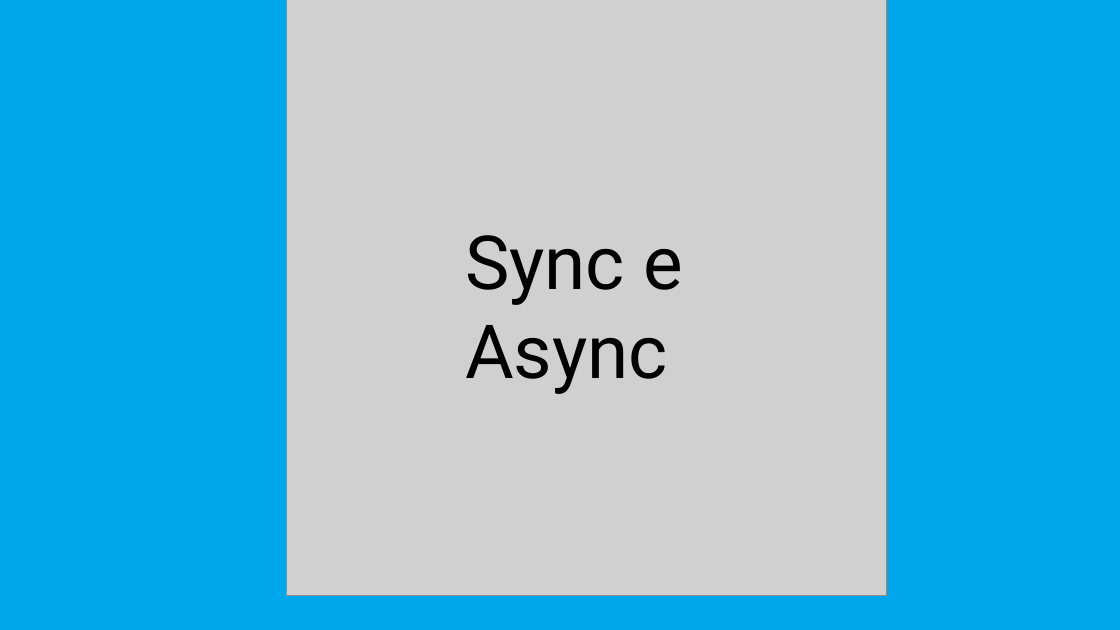
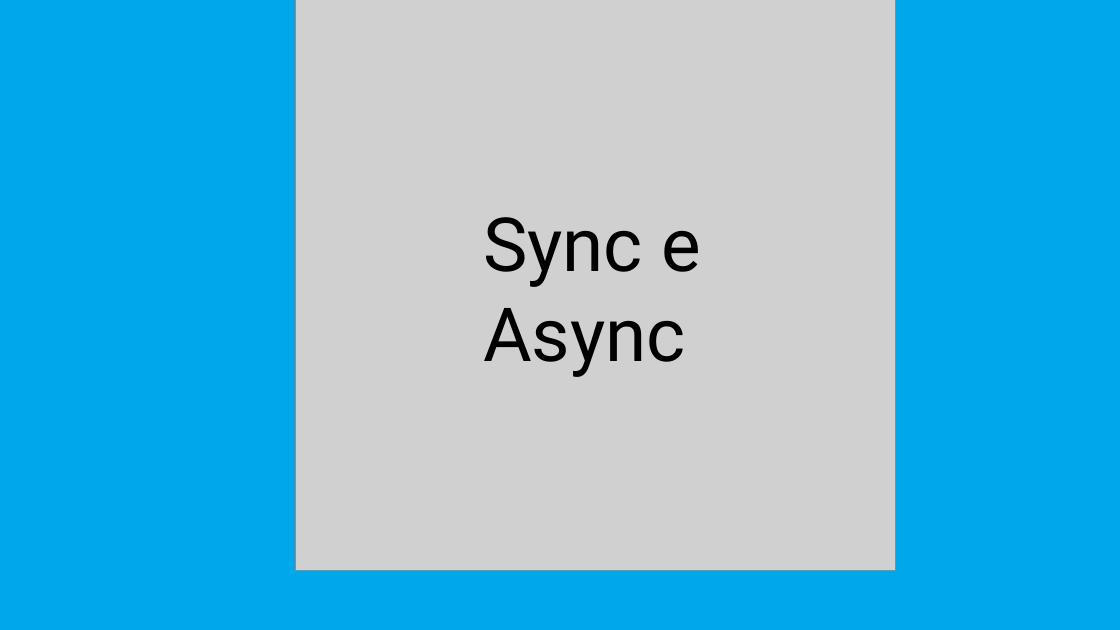
Before and after one commit to renanbastos93/Introdu-o-ao-NodeJS, a slide deck: slide 36 of Apresentacao NodeJS.pptx (slide 35 before the commit). Drawn at 1120x630 pixels with LibreOffice and Linux fonts; fonts in the diff are those of the drawing; grey boxes stand for pictures; background and template pictures are left out. Boxes give left, top, right and bottom in pixels: in the first picture for what was removed or moved away, otherwise in the second. Text is boxed around its words. In the diff, an @@ line names an element or a change of style, - is before the commit and + after.

```diff
--- a/Apresentacao NodeJS.pptx
+++ b/Apresentacao NodeJS.pptx
@@ picture: place and size @@
-picture at (287,0,886,595)
+picture at (296,0,895,570)
@@ text "Sync e Async": place and size @@
-text "Sync e Async" at (465,235,684,394)
+text "Sync e Async" at (483,217,701,377)
```
Also in this commit, not shown: 15 other slides changed, 2 slides added, 1 slide removed, 3 other files.
